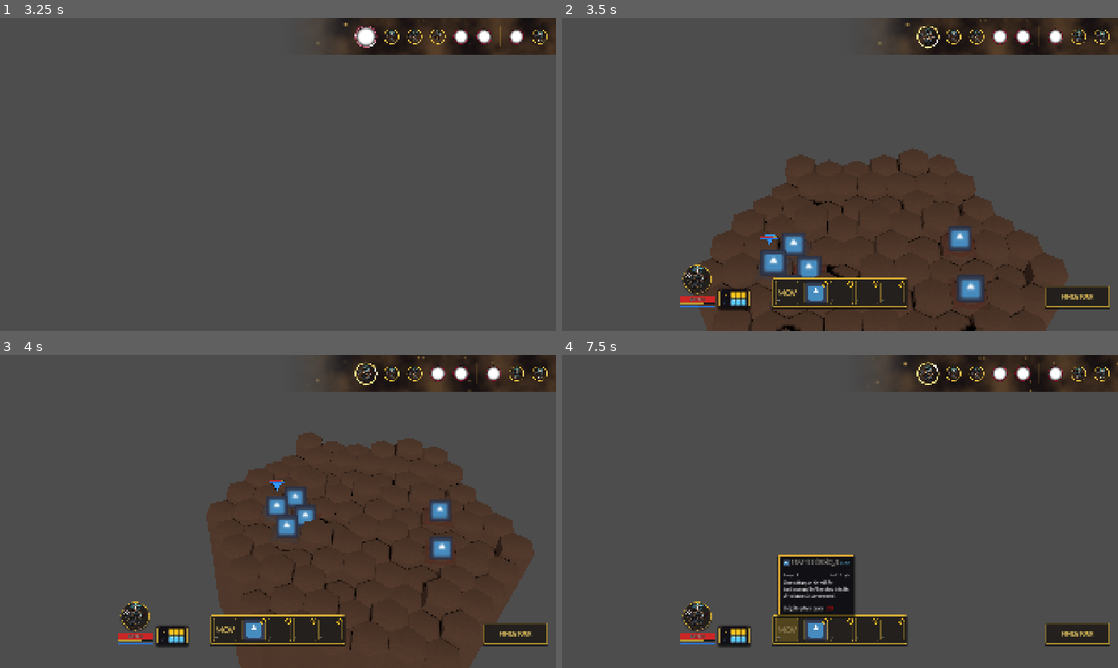
Above: before the commit, frames 1-4 (two rows, left to right).
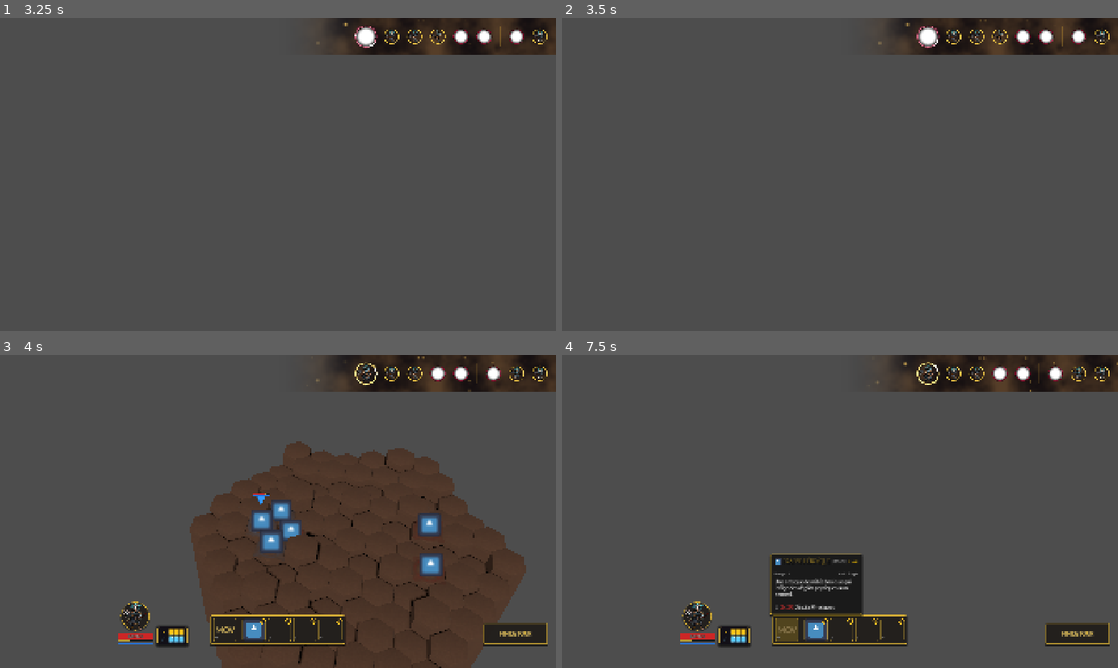
Above: after the commit, the same moments.

Repository: Kobraxos/Mythologia
Game: Godot game, scene res://levels/test_room/test_level.tscn
The game is run twice, just before and just after one commit, with the same random seed, the same clock (stepped at 60 frames per second) and the same inputs. The project has no main scene, so this scene is started directly. The engine's default icon, where the game draws it, is replaced by a stand-in: a white triangle on a blue panel in a dark square.
Inputs (mouse positions are in pixels of both pictures, inside the frame that each line leads up to):
- Up to frame 1 (3.25 s): move the mouse to (250, 237) at 0.52 s; hold Up (ui_up) 0.53-2.03 s; tap S (camera_backward) at 0.6 s; move the mouse to (444, 221) at 1.27 s; tap W (camera_forward) at 1.35 s; move the mouse to (111, 127) at 2.02 s; tap A (camera_left) at 2.1 s; tap Enter at 2.75 s; move the mouse to (305, 174) at 2.77 s; tap D (camera_right) at 2.85 s
- Up to frame 2 (3.5 s): no input
- Up to frame 3 (4 s): move the mouse to (194, 433) at 3.52 s; tap Q (camera_rotate_left) at 3.6 s
- Up to frame 4 (7.5 s): move the mouse to (962, 495) at 4.27 s; hold Up (ui_up) 4.28-6.5 s; tap E (camera_rotate_right) at 4.35 s; move the mouse to (728, 527) at 5.02 s; tap Mouse wheel up (camera_zoom_in) at 5.1 s; move the mouse to (895, 442) at 5.77 s; tap Mouse wheel down (camera_zoom_out) at 5.85 s; click "MOV" at 6.5 s; click "3" at 7.25 s

Frame 1 is identical in both runs. In frame 2, 31% of the frame differs, in the area x 21-99%, y 2-100%; in frame 3, 7.6%; in frame 4, 1.7%.

Commit message:
feat: implement tooltip system with dynamic skill panels and data management support

Diff:
--- a/core/autoloads/tooltip_manager.gd
+++ b/core/autoloads/tooltip_manager.gd
@@ -74,6 +74,13 @@
 	tooltip.panel_mouse_entered.connect(_on_tooltip_mouse_entered)
 	tooltip.panel_mouse_exited.connect(_on_tooltip_mouse_exited)
 
+	if tooltip.has_signal("size_changed_dynamically"):
+		tooltip.size_changed_dynamically.connect(_on_tooltip_size_changed)
+
+	tooltip.set_meta("source_pos", source_pos)
+	tooltip.set_meta("source_size", source_size)
+	tooltip.set_meta("is_primary", parent_tooltip == null)
+
 	tooltip.modulate.a = 0.0
 
 	await get_tree().process_frame
@@ -140,6 +147,17 @@
 		var t = _active_tooltips.pop_back()
 		t.queue_free()
 
+func _on_tooltip_size_changed(tooltip: Control) -> void:
+	if not is_instance_valid(tooltip): return
+	var src_pos = tooltip.get_meta("source_pos", Vector2.ZERO)
+	var src_size = tooltip.get_meta("source_size", Vector2.ZERO)
+	var is_primary = tooltip.get_meta("is_primary", true)
+
+	if is_primary:
+		_apply_smart_positioning(tooltip, src_pos, src_size)
+	else:
+		_apply_side_anchoring(tooltip, src_pos, src_size)
+
 # --- Mock Domain Service (DDD) ---
 
 func _fetch_data_from_meta(meta: String) -> Dictionary:
--- a/data/skills/attacks/frappe_basique.tres
+++ b/data/skills/attacks/frappe_basique.tres
@@ -11,4 +11,5 @@
 description = "Une attaque de mêlée basique qui inflige des dégâts physiques à un ennemi."
 icon = ExtResource("2_auyb8")
 ap_cost = 2
+hit_count = 2
 metadata/_custom_type_script = "uid://eceh4kcvv4yn"
--- a/data/skills/skill_data.gd
+++ b/data/skills/skill_data.gd
@@ -21,8 +21,12 @@
 
 ## Modificateurs contextuels modifiant dynamiquement la puissance du sort.
 enum DamageScaling { NONE, TARGET_MISSING_HP, TARGET_MAX_HP, CASTER_MAX_HP, CASTER_CURRENT_MANA, FLAT_HP_DIFFERENCE, ELEVATION_DIFFERENCE }
+enum SkillCategory { ATTACK, SPELL, SUPPORT, MOVEMENT, TERRAIN }
 
 @export_category("Identity & UI")
+@export_group("Lore & Identity")
+@export var category: SkillCategory = SkillCategory.ATTACK
+@export_multiline var flavor_text: String = ""
 @export var id: StringName = &""
 @export var skill_name: String = "New Skill"
 @export_multiline var description: String = ""
@@ -148,28 +152,51 @@
 	else:
 		# Formule de base brute
 		phys_dmg_str = str(physical_damage_multiplier * 100) + "% ATK"
-		heal_str = str(base_healing) + " Soins"
+		heal_str = str(base_healing)
+
+	if hit_count > 1:
+		if physical_damage_multiplier > 0:
+			phys_dmg_str = str(hit_count) + "x " + phys_dmg_str
+		if base_healing > 0:
+			heal_str = str(hit_count) + "x " + heal_str
 
 	# On remplace les balises dynamiques dans la description
-	final_desc = final_desc.replace("{damage}", "[color=red]" + phys_dmg_str + "[/color]")
-	final_desc = final_desc.replace("{healing}", "[color=green]" + heal_str + "[/color]")
+	final_desc = final_desc.replace("{damage}", "[b][color=#A52A2A]" + phys_dmg_str + "[/color][/b]")
+	final_desc = final_desc.replace("{healing}", "[b][color=#2ECC71]" + heal_str + "[/color][/b]")
 
 	# Si les balises n'étaient pas utilisées mais que le sort fait des dégâts/soins, on ajoute en bas
 	if not "{damage}" in description and physical_damage_multiplier > 0:
-		final_desc += "\n\nDégâts physiques : [color=red]" + phys_dmg_str + "[/color]"
+		final_desc += "\n\n⚔️ [b][color=#A52A2A]" + phys_dmg_str + "[/color][/b] Dégâts Physiques"
 	if not "{healing}" in description and base_healing > 0:
-		final_desc += "\n\nSoins : [color=green]" + heal_str + "[/color]"
+		final_desc += "\n\n✨ [b][color=#2ECC71]" + heal_str + "[/color][/b] Soins"
+
+	if follow_up_skill != null:
+		final_desc += "\n\nDéclenche ensuite [url=skill:" + str(follow_up_skill.id) + "]" + follow_up_skill.skill_name + "[/url]."
 
 	var payload := {
 		"title": skill_name,
 		"description": final_desc,
+		"category": category,
+		"flavor_text": flavor_text,
+		"skill_element": skill_element,
 		"ap_cost": ap_cost,
 		"mana_cost": mana_cost,
+		"custom_resource_name": custom_resource_name,
+		"custom_resource_cost": custom_resource_cost,
 		"cooldown": cooldown,
 		"icon": icon,
 		"min_range": min_range,
 		"max_range": max_range,
 		"aoe_shape": aoe_shape,
-		"aoe_radius": aoe_radius
+		"aoe_radius": aoe_radius,
+		"requires_line_of_sight": requires_line_of_sight,
+		"smart_targeting": smart_targeting,
+		"destroys_terrain": destroys_terrain,
+		"is_execution": is_execution,
+		"pierces_obstacles": pierces_obstacles,
+		"armor_penetration_bonus": armor_penetration_bonus,
+		"max_elevation_up": max_elevation_up,
+		"max_elevation_down": max_elevation_down,
+		"elevation_range_bonus": elevation_range_bonus
 	}
 	return payload
--- a/project.godot
+++ b/project.godot
@@ -152,6 +152,11 @@
 , Object(InputEventKey,"resource_local_to_scene":false,"resource_name":"","device":-1,"window_id":0,"alt_pressed":false …(181 unchanged characters)…
 ]
 }
+tooltip_advanced={
+"deadzone": 0.5,
+"events": [Object(InputEventKey,"resource_local_to_scene":false,"resource_name":"","device":-1,"window_id":0,"alt_pressed":false,"shift_pressed":false,"ctrl_pressed":false,"meta_pressed":false,"pressed":false,"keycode":0,"physical_keycode":4194328,"key_label":0,"unicode":0,"location":0,"echo":false,"script":null)
+]
+}
 
 [layer_names]
 
--- a/ui/components/tooltip_panel.gd
+++ b/ui/components/tooltip_panel.gd
@@ -5,6 +5,7 @@
 signal keyword_unhovered(meta: String)
 signal panel_mouse_entered(panel: Control)
 signal panel_mouse_exited(panel: Control)
+signal size_changed_dynamically(panel: Control)
 
 @export var title_label: Label
 @export var description_label: RichTextLabel
@@ -13,6 +14,13 @@
 @export var range_label: Label
 @export var aoe_label: Label
 @export var icon_rect: TextureRect
+@export var category_label: Label
+@export var element_label: Label
+@export var los_label: Label
+@export var warnings_label: Label
+@export var advanced_stats_container: VBoxContainer
+@export var advanced_label: Label
+@export var flavor_text_label: Label
 
 var _current_hovered_meta: String = ""
 
@@ -26,6 +34,16 @@
 		description_label.meta_hover_started.connect(_on_meta_hover_started)
 		description_label.meta_hover_ended.connect(_on_meta_hover_ended)
 		description_label.mouse_exited.connect(_on_rich_text_label_mouse_exited)
+
+func _process(_delta: float) -> void:
+	if not visible or not is_inside_tree():
+		return
+
+	var is_advanced = Input.is_action_pressed("tooltip_advanced")
+	if advanced_stats_container and advanced_stats_container.visible != is_advanced:
+		advanced_stats_container.visible = is_advanced
+		await get_tree().process_frame
+		size_changed_dynamically.emit(self)
 
 func setup(data: Dictionary) -> void:
 	if data.has("title"):
@@ -43,6 +61,71 @@
 		icon_rect.visible = true
 	else:
 		icon_rect.visible = false
+
+	if category_label:
+		if data.has("category"):
+			var cat_str = "ATTACK"
+			match int(data["category"]):
+				1: cat_str = "SPELL"
+				2: cat_str = "SUPPORT"
+				3: cat_str = "MOVEMENT"
+				4: cat_str = "TERRAIN"
+			category_label.text = "[" + cat_str + "]"
+			category_label.visible = true
+		else:
+			category_label.visible = false
+
+	if element_label:
+		if data.has("skill_element") and int(data["skill_element"]) > 0:
+			element_label.text = "⚡"
+			element_label.visible = true
+		else:
+			element_label.visible = false
+
+	if flavor_text_label:
+		if data.has("flavor_text") and str(data["flavor_text"]).length() > 0:
+			flavor_text_label.text = str(data["flavor_text"])
+			flavor_text_label.visible = true
+		else:
+			flavor_text_label.visible = false
+
+	if los_label:
+		if data.has("requires_line_of_sight") and not data["requires_line_of_sight"]:
+			los_label.text = "👁️❌"
+			los_label.visible = true
+		else:
+			los_label.visible = false
+
+	if warnings_label:
+		var warnings = ""
+		if data.has("smart_targeting") and not data["smart_targeting"]:
+			warnings += "⚠️ Peut toucher les alliés (Friendly Fire).\n"
+		if data.has("destroys_terrain") and data["destroys_terrain"]:
+			warnings += "⚠️ Détruit le terrain ciblé.\n"
+		if data.has("is_execution") and data["is_execution"]:
+			warnings += "☠️ Mort Définitive.\n"
+
+		if warnings.length() > 0:
+			warnings_label.text = warnings.strip_edges()
+			warnings_label.visible = true
+		else:
+			warnings_label.visible = false
+
+	if advanced_label:
+		var adv_text = "Statistiques Avancées:\n"
+		var has_adv = false
+		if data.has("max_elevation_up"):
+			adv_text += "Hauteur Max: +" + str(data["max_elevation_up"]) + "\n"
+			has_adv = true
+		if data.has("max_elevation_down"):
+			adv_text += "Profondeur Max: -" + str(data["max_elevation_down"]) + "\n"
+			has_adv = true
+		if data.has("armor_penetration_bonus") and float(data["armor_penetration_bonus"]) > 0:
+			adv_text += "Pénétration d'Armure: " + str(float(data["armor_penetration_bonus"]) * 100) + "%\n"
+			has_adv = true
+
+		advanced_label.text = adv_text.strip_edges()
+		# Visibilité de l'AdvancedStatsContainer est gérée par _process
 
 	var cost_text = ""
 	if data.has("ap_cost") and data["ap_cost"] > 0:
--- a/ui/components/tooltip_panel.tscn
+++ b/ui/components/tooltip_panel.tscn
@@ -4,17 +4,21 @@
 [ext_resource type="Theme" path="res://ui/themes/master_theme.tres" id="2_theme"]
 
 [sub_resource type="StyleBoxFlat" id="StyleBoxFlat_bg"]
-bg_color = Color(0.0627451, 0.0627451, 0.0823529, 0.95)
-border_width_left = 4
-border_width_top = 1
-border_width_right = 1
-border_width_bottom = 1
-border_color = Color(0.85098, 0.65098, 0.2, 1)
+bg_color = Color(0.101961, 0.101961, 0.101961, 0.95)
+border_width_left = 2
+border_width_top = 2
+border_width_right = 2
+border_width_bottom = 4
+border_color = Color(0.831373, 0.678431, 0.207843, 1)
+corner_radius_top_left = 4
+corner_radius_top_right = 4
+corner_radius_bottom_right = 4
+corner_radius_bottom_left = 4
 shadow_color = Color(0, 0, 0, 0.6)
-shadow_size = 8
+shadow_size = 4
 shadow_offset = Vector2(0, 4)
 
-[node name="TooltipPanel" type="PanelContainer" node_paths=P …(84 unchanged characters)…  "range_label", "aoe_label", "icon_rect")]
+[node name="TooltipPanel" type="PanelContainer" node_paths=P …(84 unchanged characters)…  "range_label", "aoe_label", "icon_rect", "category_label", "element_label", "los_label", "warnings_label", "advanced_stats_container", "advanced_label", "flavor_text_label")]
 custom_minimum_size = Vector2(250, 0)
 offset_right = 250.0
 offset_bottom = 100.0
@@ -29,6 +33,13 @@
 range_label = NodePath("Margin/VBox/TacticalInfo/RangeLabel")
 aoe_label = NodePath("Margin/VBox/TacticalInfo/AoELabel")
 icon_rect = NodePath("Margin/VBox/Header/IconRect")
+category_label = NodePath("Margin/VBox/Header/CategoryLabel")
+element_label = NodePath("Margin/VBox/Header/ElementLabel")
+los_label = NodePath("Margin/VBox/TacticalInfo/LoSLabel")
+warnings_label = NodePath("Margin/VBox/WarningsLabel")
+advanced_stats_container = NodePath("Margin/VBox/AdvancedStatsContainer")
+advanced_label = NodePath("Margin/VBox/AdvancedStatsContainer/AdvancedLabel")
+flavor_text_label = NodePath("Margin/VBox/FlavorTextLabel")
 
 [node name="Margin" type="MarginContainer" parent="."]
 layout_mode = 2
@@ -59,15 +70,31 @@
 size_flags_horizontal = 3
 mouse_filter = 1
 theme_type_variation = &"HeaderLabel"
-theme_override_colors/font_color = Color(0.960784, 0.929412, 0.85098, 1)
+theme_override_colors/font_color = Color(0.831373, 0.678431, 0.207843, 1)
+theme_override_colors/font_shadow_color = Color(0, 0, 0, 0.8)
+theme_override_constants/shadow_offset_x = 1
+theme_override_constants/shadow_offset_y = 2
 theme_override_font_sizes/font_size = 18
 text = "Skill Title"
 uppercase = true
 
+[node name="CategoryLabel" type="Label" parent="Margin/VBox/Header"]
+layout_mode = 2
+mouse_filter = 1
+theme_override_colors/font_color = Color(0.6, 0.6, 0.6, 1)
+theme_override_font_sizes/font_size = 12
+text = "[ATTACK]"
+
+[node name="ElementLabel" type="Label" parent="Margin/VBox/Header"]
+layout_mode = 2
+mouse_filter = 1
+theme_override_font_sizes/font_size = 16
+text = "⚡"
+
 [node name="CostLabel" type="Label" parent="Margin/VBox/Header"]
 layout_mode = 2
 mouse_filter = 1
-theme_override_colors/font_color = Color(0.4, 0.8, 1, 1)
+theme_override_colors/font_color = Color(1, 0.784314, 0, 1)
 theme_override_font_sizes/font_size = 16
 text = "2 AP"
 horizontal_alignment = 2
@@ -96,6 +123,12 @@
 theme_override_font_sizes/font_size = 14
 horizontal_alignment = 2
 
+[node name="LoSLabel" type="Label" parent="Margin/VBox/TacticalInfo"]
+layout_mode = 2
+mouse_filter = 1
+text = "👁️"
+theme_override_font_sizes/font_size = 14
+
 [node name="DescriptionLabel" type="RichTextLabel" parent="Margin/VBox"]
 layout_mode = 2
 mouse_filter = 1
@@ -107,7 +140,36 @@
 [node name="CooldownLabel" type="Label" parent="Margin/VBox"]
 layout_mode = 2
 mouse_filter = 1
-theme_override_colors/font_color = Color(0.7, 0.7, 0.7, 1)
+theme_override_colors/font_color = Color(0.290196, 0.290196, 0.290196, 1)
 theme_override_font_sizes/font_size = 14
 text = "CD: 3"
 horizontal_alignment = 2
+
+[node name="WarningsLabel" type="Label" parent="Margin/VBox"]
+layout_mode = 2
+mouse_filter = 1
+theme_override_colors/font_color = Color(1, 0.4, 0.4, 1)
+theme_override_font_sizes/font_size = 14
+autowrap_mode = 3
+
+[node name="AdvancedStatsContainer" type="VBoxContainer" parent="Margin/VBox"]
+visible = false
+layout_mode = 2
+mouse_filter = 1
+theme_override_constants/separation = 4
+
+[node name="AdvancedLabel" type="Label" parent="Margin/VBox/AdvancedStatsContainer"]
+layout_mode = 2
+mouse_filter = 1
+theme_override_colors/font_color = Color(0.8, 0.8, 1, 1)
+theme_override_font_sizes/font_size = 12
+text = "Advanced Stats:"
+autowrap_mode = 3
+
+[node name="FlavorTextLabel" type="Label" parent="Margin/VBox"]
+layout_mode = 2
+mouse_filter = 1
+theme_override_colors/font_color = Color(0.5, 0.5, 0.5, 1)
+theme_override_font_sizes/font_size = 12
+text = "Flavor text..."
+autowrap_mode = 3
